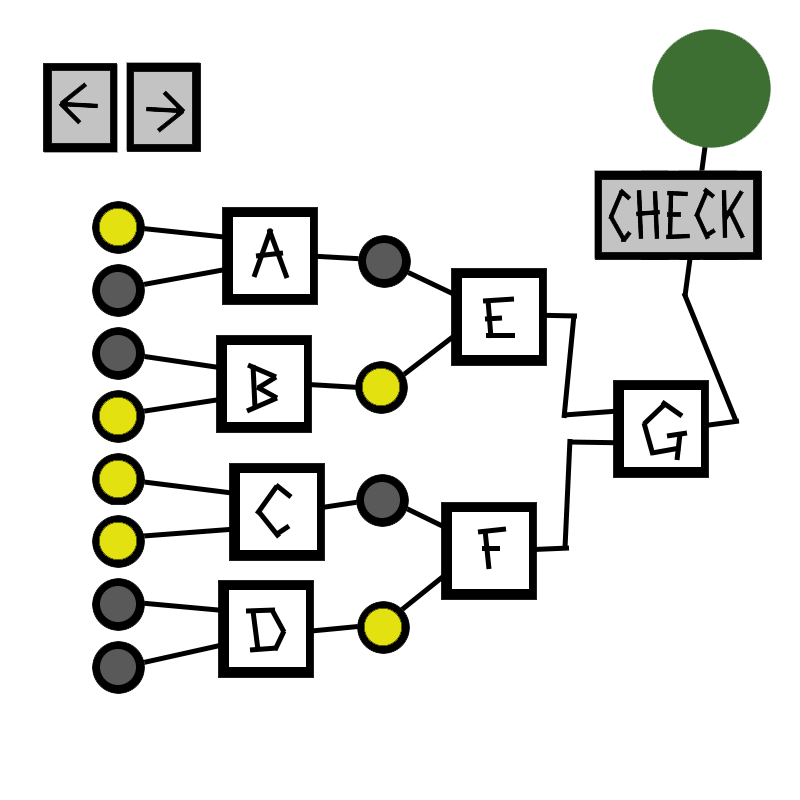
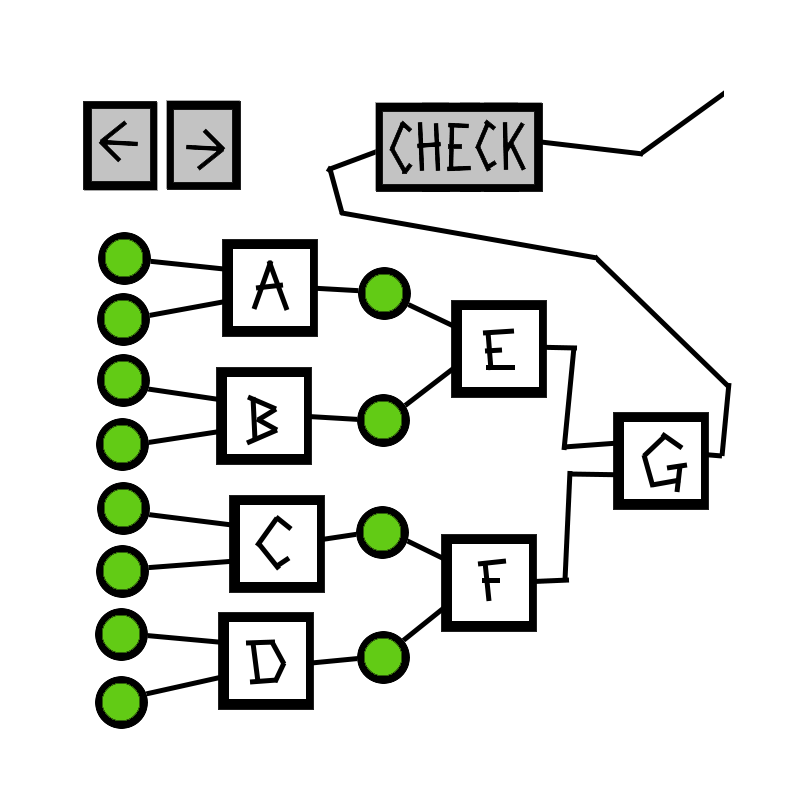
Two versions of the same layered image (800x800). Layer-by-layer changes:
added group "On" with 12 layers above "Buttons" over [95,232,411,729]
added layer "0" in group "On" over [98,232,151,285]
added layer "1" in group "On" over [97,293,150,346]
added layer "2" in group "On" over [97,354,150,407]
added layer "3" in group "On" over [96,418,149,471]
added layer "4" in group "On" over [97,482,150,535]
added layer "5" in group "On" over [96,545,149,598]
added layer "6" in group "On" over [95,608,148,661]
added layer "7" in group "On" over [95,676,148,729]
added layer "8" in group "On" over [358,267,411,320]
added layer "9" in group "On" over [357,394,410,447]
added layer "10" in group "On" over [356,506,409,559]
added layer "11" in group "On" over [357,631,410,684]
added layer "Buttons" above "Gates" over [83,100,543,192]
renamed "Background copy" to "Gates", painted on it over [43,29,771,729]
renamed "Layer 1" to "Connections", painted on it over [116,90,740,703]
hid "Layer 2" over [43,29,771,729]
